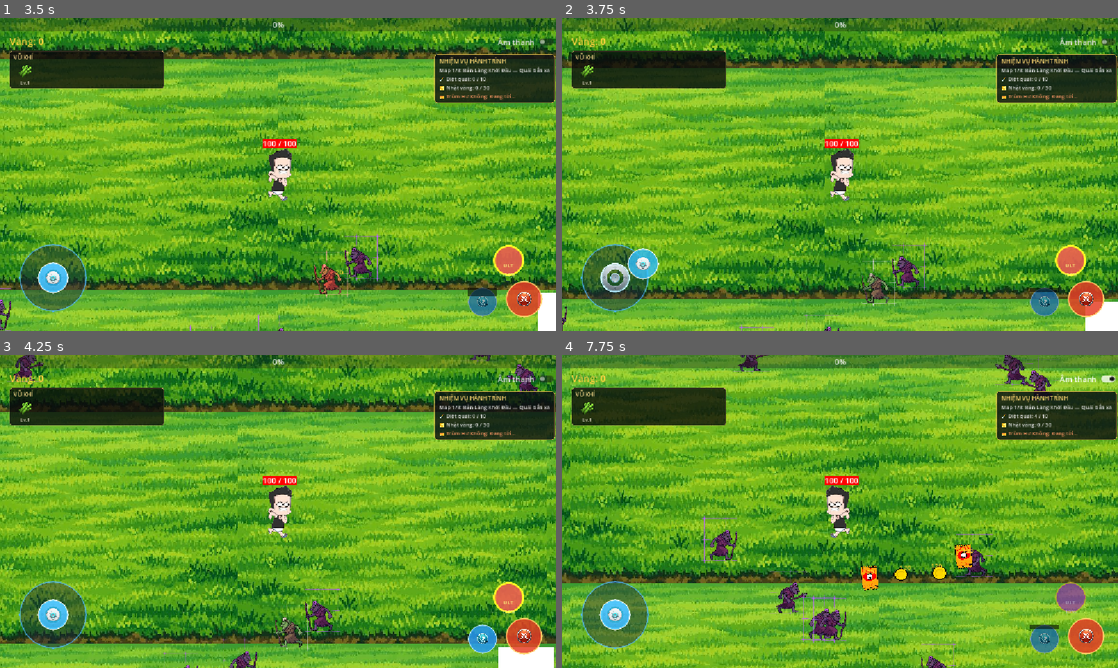
Above: before the commit, frames 1-4 (two rows, left to right).
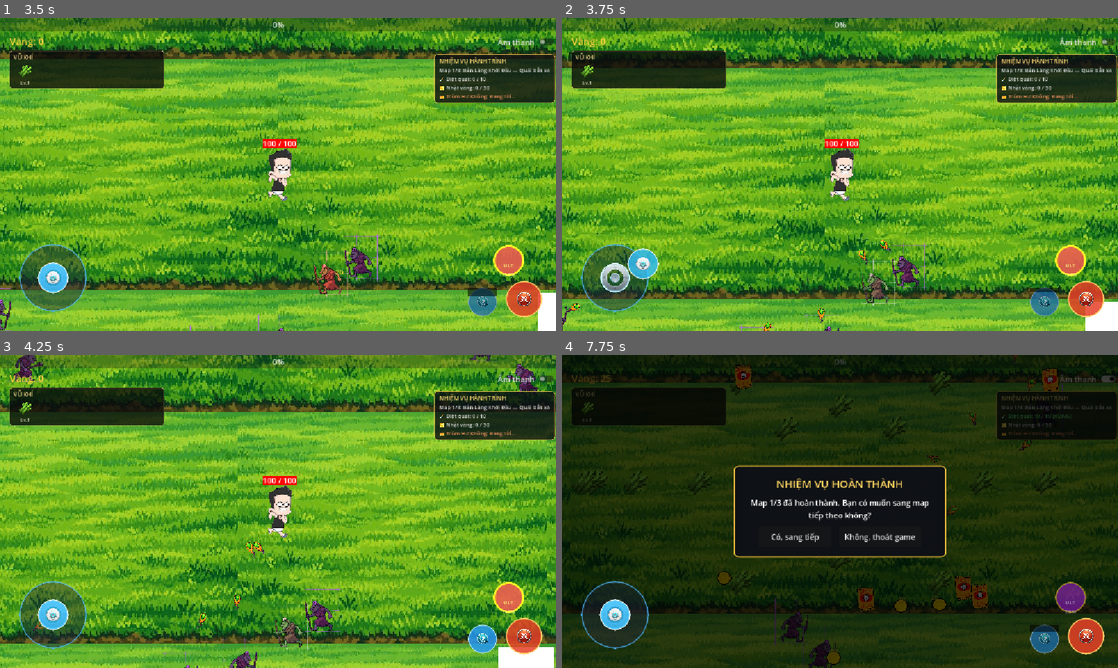
Above: after the commit, the same moments.

Repository: hoducvinhh/game2D
Game: Godot game, scene res://scenes/levels/main.tscn
The game is run twice, just before and just after one commit, with the same random seed, the same clock (stepped at 60 frames per second) and the same inputs. This scene is started directly instead of the project's main scene.
Inputs (mouse positions are in pixels of both pictures, inside the frame that each line leads up to):
- Up to frame 1 (3.5 s): click "Âm thanh" at 0.5 s; click (522, 299) at 1.25 s; click (483, 302) at 2 s; tap Enter at 2.75 s; move the mouse to (400, 158) at 2.77 s; hold D from 2.78 s (still down); tap Shift at 2.85 s; click (400, 158) at 2.92 s; tap Space at 3.02 s
- Up to frame 2 (3.75 s): release D at 3.5 s; drag from (728, 190) to (812, 237) at 3.52 s
- Up to frame 3 (4.25 s): no input
- Up to frame 4 (7.75 s): move the mouse to (895, 442) at 4.27 s; hold D 4.28-5 s; tap K at 4.35 s; drag from (812, 574) to (673, 464) at 5.02 s; move the mouse to (1006, 558) at 5.77 s; hold A 5.78-6.5 s; tap E at 5.85 s; tap Space at 6.02 s; drag from (673, 464) to (962, 617) at 6.52 s; move the mouse to (867, 511) at 7.27 s; hold S from 7.28 s (still down); tap J at 7.35 s; click (867, 511) at 7.42 s

Frame 1 is identical in both runs. In frame 2, 0.2% of the frame differs, in the area x 0-60%, y 70-100%; in frame 3, 0.2%; in frame 4, 98%, in the area x 0-100%, y 0-100%.

Commit message:
Add import configuration for dan_phapsu enemy sprite texture
- Created a new import file for the dan_phapsu.png texture.
- Configured texture compression settings and metadata.
- Set up dependencies for source and destination files.

Diff:
--- a/scripts/characters/player.gd
+++ b/scripts/characters/player.gd
@@ -23,7 +23,13 @@
 
 var attack_cooldown_timer: float = 0.0
 var ultimate_buff_timer: float = 0.0
+var ultimate_bullet_timer: float = 0.0
 var touch_controls: TouchControls = null
+
+const ULTIMATE_DURATION: float = 5.0
+const ULTIMATE_BULLET_INTERVAL: float = 0.25
+const ULTIMATE_BULLETS_PER_VOLLEY: int = 8
+const SUGARCANE_BULLET_SCENE: PackedScene = preload("res://scenes/weapon/sugarcane_attack.tscn")
 
 signal exp_changed(current_exp: int, max_exp: int)
 signal player_leveled_up(current_level: int)
@@ -176,24 +182,30 @@
 func perform_ultimate() -> void:
 	if not touch_controls or not touch_controls.consume_rage():
 		return
-	ultimate_buff_timer = 5.0
+	ultimate_buff_timer = ULTIMATE_DURATION
+	ultimate_bullet_timer = ULTIMATE_BULLET_INTERVAL
+	_fire_ultimate_bullet_ring()
 	shake_screen(14.0, 0.35)
-	# Nổ sóng sát thương quét sạch khu vực 300px
-	var enemies = get_tree().get_nodes_in_group("enemies")
-	for enemy in enemies:
-		if is_instance_valid(enemy) and not enemy.get("is_dead"):
-			var dist = global_position.distance_to(enemy.global_position)
-			if dist <= 320.0:
-				var push_dir = (enemy.global_position - global_position).normalized()
-				if enemy.has_method("take_damage"):
-					enemy.take_damage(roundi(120 * GameData.get_damage_multiplier()))
-				if "velocity" in enemy:
-					enemy.velocity += push_dir * 450.0
 
 	# Hiệu ứng lóe sáng toàn thân
 	var tw = create_tween()
 	tw.tween_property(self, "modulate", Color(2.0, 1.8, 0.4), 0.2)
 	tw.tween_property(self, "modulate", Color.WHITE, 0.3)
+
+func _fire_ultimate_bullet_ring() -> void:
+	var sugarcane := weapons.get_node_or_null("Sugarcane")
+	var bullet_damage: int = int(sugarcane.get("damage")) if sugarcane else 20
+	var bullet_speed: float = float(sugarcane.get("attack_speed")) if sugarcane else 500.0
+	bullet_damage = roundi(bullet_damage * GameData.get_damage_multiplier())
+
+	for i in range(ULTIMATE_BULLETS_PER_VOLLEY):
+		var projectile = SUGARCANE_BULLET_SCENE.instantiate()
+		var angle := TAU * float(i) / float(ULTIMATE_BULLETS_PER_VOLLEY)
+		projectile.global_position = global_position
+		projectile.direction = Vector2.RIGHT.rotated(angle)
+		projectile.damage = bullet_damage
+		projectile.speed = bullet_speed
+		get_tree().current_scene.add_child(projectile)
 
 func _spawn_ghost_trail() -> void:
 	if not animated_sprite or not animated_sprite.sprite_frames:
@@ -297,6 +309,11 @@
 	dash_cooldown_timer = maxf(0.0, dash_cooldown_timer - delta)
 	attack_cooldown_timer = maxf(0.0, attack_cooldown_timer - delta)
 	ultimate_buff_timer = maxf(0.0, ultimate_buff_timer - delta)
+	if ultimate_buff_timer > 0.0:
+		ultimate_bullet_timer -= delta
+		if ultimate_bullet_timer <= 0.0:
+			_fire_ultimate_bullet_ring()
+			ultimate_bullet_timer = ULTIMATE_BULLET_INTERVAL
 	_map_slow_timer = maxf(0.0, _map_slow_timer - delta)
 	if _map_slow_timer <= 0.0:
 		_map_slow_multiplier = 1.0
--- a/scripts/enemies/boss.gd
+++ b/scripts/enemies/boss.gd
@@ -20,6 +20,7 @@
 	gold_drop_chance = 1.0
 	gold_drop_min = 40
 	gold_drop_max = 80
+	projectile_texture = null
 
 	super._ready()
 	modulate = Color(1.1, 0.4, 1.3) # Tím Hư Không oai vệ
--- a/scripts/enemies/enemy.gd
+++ b/scripts/enemies/enemy.gd
@@ -1,8 +1,15 @@
 extends CharacterBody2D
 class_name BaseEnemy
 
+const ENEMY_BULLET_SCENE: PackedScene = preload("res://scenes/enemies/enemy_bullet.tscn")
+
 @export var speed: float = 120.0
 @export var damage: int = 10
+@export var projectile_texture: Texture2D = preload("res://assets/sprites/enemies/dan_cauthu.png")
+@export var projectile_cooldown: float = 3.0
+@export var projectile_damage: int = 6
+@export var projectile_speed: float = 280.0
+@export var projectile_scale: float = 0.1
 
 # --- THÔNG SỐ MÁU ---
 @export var max_health: int = 40
@@ -30,6 +37,7 @@
 var animation_timer: float = 0.0
 var animation_frame: int = 0
 var animation_base_rect: Rect2
+var projectile_timer: float = 1.5
 
 @onready var collision_shape: CollisionShape2D = $CollisionShape2D
 @onready var sprite: Sprite2D = get_node_or_null("Sprite2D")
@@ -54,6 +62,26 @@
 				animation_base_rect.size.x,
 				animation_base_rect.size.y
 			)
+
+	if is_dead or is_fearing or not is_instance_valid(player) or not projectile_texture:
+		return
+	projectile_timer -= delta
+	if projectile_timer <= 0.0:
+		_fire_projectile()
+		projectile_timer = projectile_cooldown
+
+func _fire_projectile() -> void:
+	if not is_instance_valid(player):
+		return
+	var direction := global_position.direction_to(player.global_position)
+	var projectile := ENEMY_BULLET_SCENE.instantiate() as Area2D
+	projectile.set("direction", direction)
+	projectile.set("damage", projectile_damage)
+	projectile.set("speed", projectile_speed)
+	projectile.set("projectile_texture", projectile_texture)
+	projectile.set("projectile_scale", projectile_scale)
+	projectile.global_position = global_position + direction * 20.0
+	get_tree().current_scene.add_child(projectile)
 
 # --- HÀM KÍCH HOẠT TRẠNG THÁI HOẢNG SỢ ---
 func apply_fear(duration: float, source_pos: Vector2) -> void:
--- a/scripts/enemies/enemy_bullet.gd
+++ b/scripts/enemies/enemy_bullet.gd
@@ -3,6 +3,8 @@
 @export var speed: float = 220.0
 @export var damage: int = 8
 var direction: Vector2 = Vector2.RIGHT
+var projectile_texture: Texture2D
+var projectile_scale: float = 0.35
 
 func _ready() -> void:
 	add_to_group("enemy_bullets")
@@ -10,14 +12,18 @@
 	collision_mask = 1 # layer 1 is player
 	body_entered.connect(_on_body_entered)
 
-	var tex_path := "res://assets/sprites/enemies/enemy_bullet.png"
-	if ResourceLoader.exists(tex_path):
+	var texture := projectile_texture
+	if not texture:
+		var tex_path := "res://assets/sprites/enemies/enemy_bullet.png"
+		if ResourceLoader.exists(tex_path):
+			texture = load(tex_path)
+	if texture:
 		var color_rect = get_node_or_null("ColorRect")
 		if color_rect:
 			color_rect.hide()
-		var sp = Sprite2D.new()
-		sp.texture = load(tex_path)
-		sp.scale = Vector2(0.35, 0.35)
+		var sp := Sprite2D.new()
+		sp.texture = texture
+		sp.scale = Vector2.ONE * projectile_scale
 		add_child(sp)
 
 	rotation = direction.angle()
--- a/scripts/enemies/fast_enemy.gd
+++ b/scripts/enemies/fast_enemy.gd
@@ -8,6 +8,11 @@
 	speed = 175.0
 	max_health = 22
 	damage = 7
+	projectile_texture = preload("res://assets/sprites/enemies/dan_doi.png")
+	projectile_cooldown = 3.5
+	projectile_damage = 5
+	projectile_speed = 340.0
+	projectile_scale = 0.1
 	super._ready()
 	modulate = Color(1.3, 0.65, 0.35)
 	flank_dir = 1.0 if randf() > 0.5 else -1.0
--- a/scripts/enemies/ranged_enemy.gd
+++ b/scripts/enemies/ranged_enemy.gd
@@ -4,6 +4,11 @@
 func _ready() -> void:
 	speed = 85.0
 	max_health = 30
+	projectile_texture = preload("res://assets/sprites/enemies/dan_phapsu.png")
+	projectile_cooldown = 2.0
+	projectile_damage = 8
+	projectile_speed = 240.0
+	projectile_scale = 0.075
 	super._ready()
 	modulate = Color(0.85, 0.45, 1.2) # Màu tím phép thuật
 
--- a/scripts/level_up_menu.gd
+++ b/scripts/level_up_menu.gd
@@ -30,7 +30,7 @@
 	},
 	"Shield": {
 		"name": "Khiên năng lượng",
-		"desc": "Khiên chống NPC",
+		"desc": "Giảm sát thương nhận vào trong 10 giây",
 		"scene": preload("res://scenes/weapon/shield.tscn"),
 		"icon": preload("res://assets/sprites/weapons/shield/shield.png")
 	},
--- a/scripts/weapon/shield.gd
+++ b/scripts/weapon/shield.gd
@@ -3,6 +3,8 @@
 
 var level: int = 1
 const MAX_LEVEL: int = 5
+const DURATION: float = 10.0
+var remaining_duration: float = DURATION
 var is_evolved: bool = false
 
 # Tỉ lệ giảm sát thương theo từng cấp (% giảm trừ)
@@ -22,6 +24,13 @@
 }
 
 func _process(delta: float) -> void:
+	if remaining_duration <= 0.0:
+		return
+	remaining_duration = maxf(0.0, remaining_duration - delta)
+	if remaining_duration == 0.0:
+		queue_free()
+		return
+
 	# Hiệu ứng khiên tự xoay tròn nhẹ quanh player
 	rotation += 1.5 * delta
 
@@ -31,6 +40,8 @@
 
 # Trả về % sát thương được giảm hiện tại
 func get_damage_reduction() -> float:
+	if remaining_duration <= 0.0:
+		return 0.0
 	return damage_reduction_rates.get(level, 0.15)
 
 func evolve() -> bool:
Binary file added: assets/sprites/enemies/dan_cauthu.png
Not shown, added: assets/sprites/enemies/dan_cauthu.png.import
Binary file added: assets/sprites/enemies/dan_doi.png
Not shown, added: assets/sprites/enemies/dan_doi.png.import
Binary file added: assets/sprites/enemies/dan_phapsu.png
Not shown, added: assets/sprites/enemies/dan_phapsu.png.import
